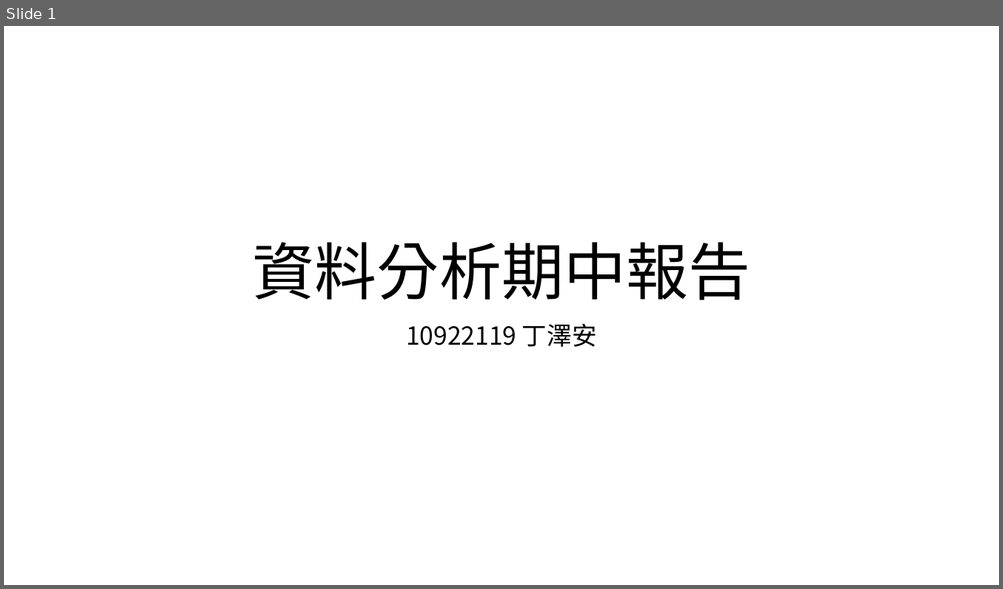
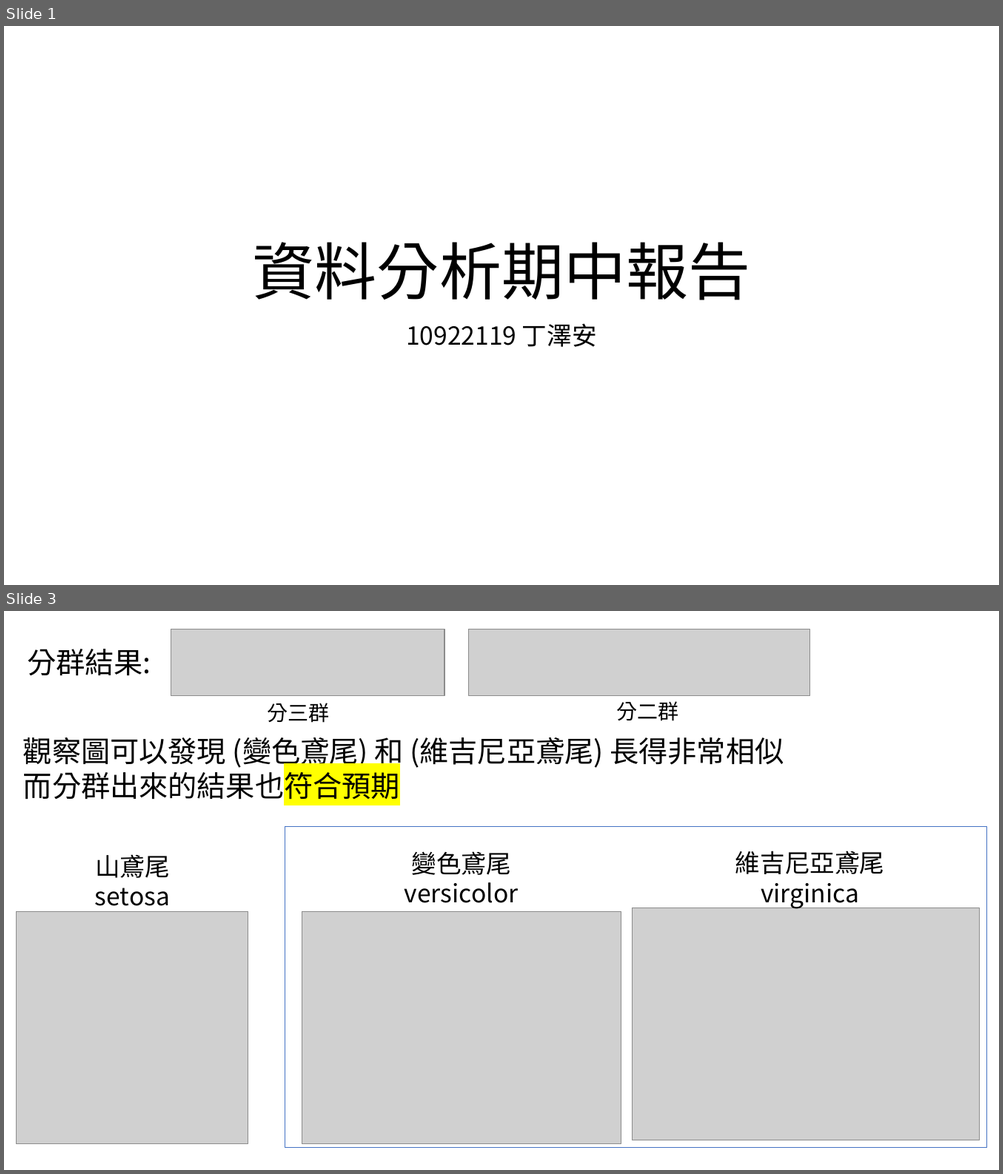
Before and after one commit to andy856996/DataAnalyze, a slide deck: mediumTest/資料分析期中報告.pptx. Shown one above the other, each under a label of ours: slide 1 before the commit, slides 1 and 3 after it; the slides between them are not shown. The pictures are 1003x589 and 1003x1174 pixels, drawn with LibreOffice and Linux fonts; fonts in the diff are those of the drawing; grey boxes stand for pictures. Boxes give left, top, right and bottom in pixels: in the first picture for what was removed or moved away, otherwise in the second. Text is boxed around its words. In the diff, an @@ line names an element or a change of style, - is before the commit and + after.

```diff
--- a/mediumTest/資料分析期中報告.pptx
+++ b/mediumTest/資料分析期中報告.pptx
@@ slide 3 added at box(4, 611, 999, 1170), background #FFFFFF @@
@@ group added at box(27, 629, 810, 723): 3 texts, 2 pictures @@
+分群結果:
+分三群
+分二群
@@ text added at box(23, 738, 783, 805), 28 pt, text #000000 @@
+觀察圖可以發現 (變色鳶尾) 和 (維吉尼亞鳶尾) 長得非常相似
+而分群出來的結果也符合預期
@@ rectangle added at box(284, 826, 987, 1148), outline #4472C4 0.75 pt @@
@@ text added at box(95, 854, 170, 913), 24 pt, text #000000 @@
+山鳶尾
+setosa
@@ text added at box(404, 851, 518, 903), 24 pt, text #000000 @@
+變色鳶尾
+versicolor
@@ text added at box(735, 851, 885, 909), 24 pt, text #000000 @@
+維吉尼亞鳶尾
+virginica
@@ picture added at box(16, 912, 248, 1145) @@
@@ picture added at box(301, 912, 621, 1145) @@
@@ picture added at box(632, 908, 980, 1141) @@
```
Also in this commit, not shown: 1 slide changed, 1 other file.
